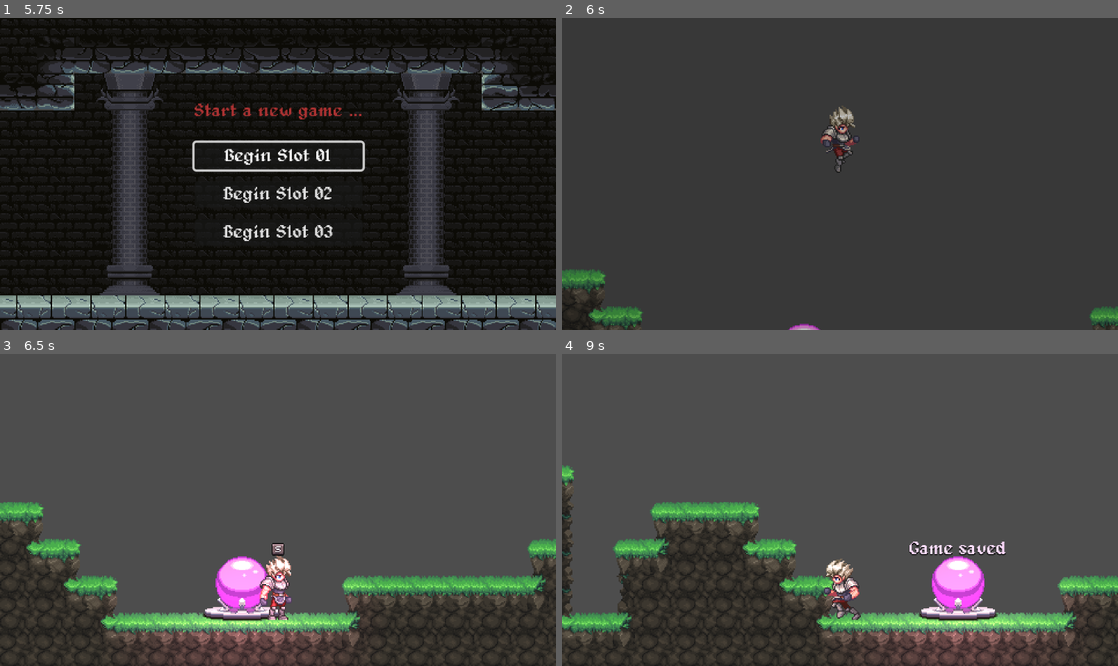
Above: before the commit, frames 1-4 (two rows, left to right).
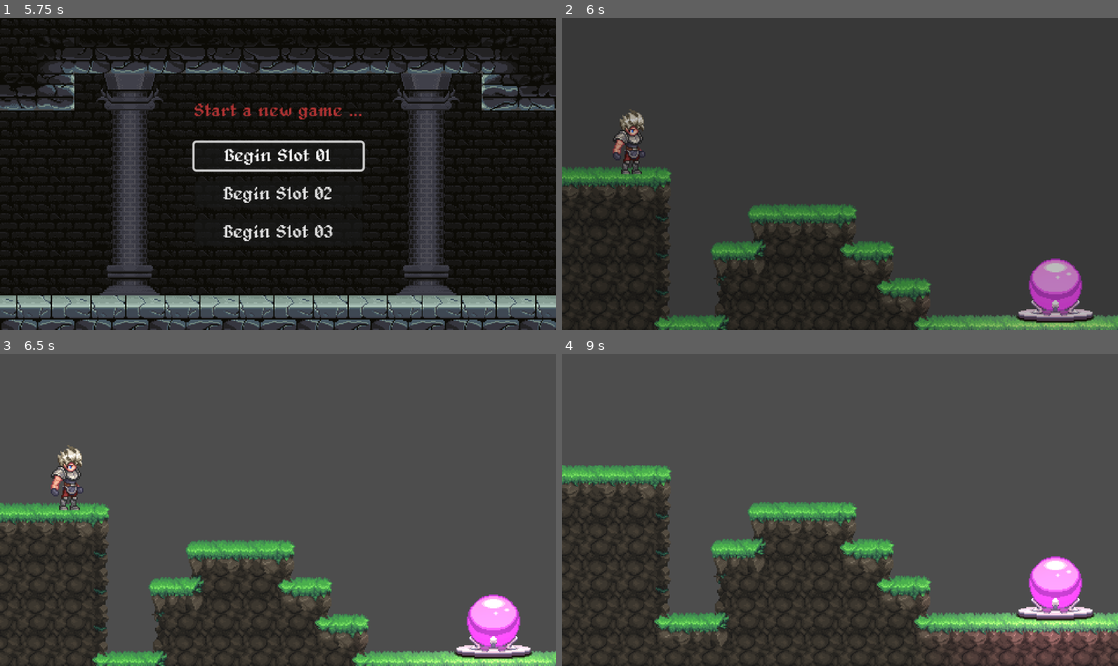
Above: after the commit, the same moments.

Repository: Stack0verF1ow/metroidvania-forge
Game: Godot game, scene res://sences/screen/emo_game.tscn
Same seed, same stepped clock (60 frames per second), same inputs: the game is played once before the commit and once after it.
Inputs (mouse positions are in pixels of both pictures, inside the frame that each line leads up to):
- Up to frame 1 (5.75 s): click "Load Game" at 0.5 s; move the mouse to (400, 158) at 1.27 s; hold E (Action) 1.28-2.03 s; hold D (Right) 1.28-2.78 s; click (400, 158) at 1.42 s; tap W (Up) at 1.52, 2.27, 3.77, 4.52 s; move the mouse to (166, 189) at 2.02 s; tap E (Action) at 2.1, 3.6 s; move the mouse to (333, 105) at 2.77 s; hold A (Left) 2.78-3.53 s; hold E (Action) 2.78-3.53 s; move the mouse to (250, 236) at 3.52 s; hold D (Right) 3.53-5 s; click (250, 236) at 3.67 s; move the mouse to (444, 220) at 4.27 s; hold E (Action) 4.28-5 s; tap Escape (ui_cancel) at 4.9 s; click "New Game" at 5 s
- Up to frame 2 (6 s): click "Begin Slot 01" at 5.75 s
- Up to frame 3 (6.5 s): no input
- Up to frame 4 (9 s): move the mouse to (673, 463) at 6.52 s; hold A (Left) 6.53-7.28 s; tap E (Action) at 6.6, 8.1 s; tap Space (Jump) at 6.77, 8.27 s; move the mouse to (867, 510) at 7.27 s; hold D (Right) 7.28-8.03 s; hold E (Action) 7.28-8.03 s; click (867, 510) at 7.42 s; move the mouse to (756, 432) at 8.02 s; hold A (Left) from 8.03 s (still down); move the mouse to (962, 494) at 8.77 s; hold E (Action) from 8.78 s (still down)

Frame 1 is identical in both runs. In frame 2, 19% of the frame differs, in the area x 0-100%, y 28-100%; in frame 3, 26%; in frame 4, 29%, in the area x 0-100%, y 35-100%.

Commit message:
完善存读档功能，场景加载调用逻辑

Diff:
--- a/00_global/game_manager.gd
+++ b/00_global/game_manager.gd
@@ -1,18 +1,20 @@
 extends Node
 
-signal runtime_loaded( new_level_num: GameScreen.Level_Number )
+signal runtime_loaded(new_level_num: GameScreen.Level_Number)
 
-const SLOTS : Array[ String ] = [
+const SLOTS: Array[String] = [
 	"save_01.sav", "save_02.sav", "save_03.sav",
 ]
+
 var current_run: RunTime = RunTime.create_new()
+
 
 ## 确保自动加载的游戏管理器始终持有可用运行态。
 func _ready() -> void:
 	_ensure_current_run()
 
 
-## 采集当前运行中的玩家状态，并委托数据管理器写入磁盘。
+## 采集当前运行中的玩家状态，并委托数据管理器写入当前槽位。
 func save_game() -> void:
 	_ensure_current_run()
 	_capture_player_state()
@@ -20,20 +22,24 @@
 	if not DataManager.save_runtime(current_run, get_file_name(current_run.current_slot)):
 		push_error("Failed to save runtime data.")
 
-func create_new_game_save( slot : int ) -> void:
+
+## 在指定槽位创建一份新存档，并把它设为当前运行态。
+func create_new_game_save(slot: int) -> void:
 	var new_run := RunTime.create_new()
-	if not DataManager.save_runtime( new_run , get_file_name(slot)):
+	new_run.current_slot = slot
+	if not DataManager.save_runtime(new_run, get_file_name(slot)):
 		push_error("Failed to create new save.")
 
 	current_run = new_run
-	runtime_loaded.emit( current_run.level_num )
+	runtime_loaded.emit(current_run.level_num)
 	restore_loaded_player()
 
 
-## 从磁盘恢复运行态，并通知 GameScreen 按新数据刷新。
-func load_game( slot : int ) -> void:
-	current_run = DataManager.load_runtime( get_file_name(slot) )
-	runtime_loaded.emit( current_run.level_num )
+## 从指定槽位恢复运行态，并通知 GameScreen 按新数据刷新。
+func load_game(slot: int) -> void:
+	current_run = DataManager.load_runtime(get_file_name(slot))
+	current_run.current_slot = slot
+	runtime_loaded.emit(current_run.level_num)
 	restore_loaded_player()
 
 
@@ -43,11 +49,11 @@
 	current_run.remember_level(new_level)
 
 
-## 把读档数据应用回玩家。
+## 把读档后的运行态重新应用到玩家节点。
 func restore_loaded_player() -> void:
 	await get_tree().process_frame
 
-	var player = get_tree().get_first_node_in_group("Player") as Player
+	var player = get_tree().get_first_node_in_group("Player")
 	if player == null:
 		return
 
@@ -56,7 +62,7 @@
 
 ## 把当前玩家节点的关键属性收敛到运行态里，避免存档层直接依赖场景细节。
 func _capture_player_state() -> void:
-	var player = get_tree().get_first_node_in_group("Player") as Player
+	var player = get_tree().get_first_node_in_group("Player")
 	if player == null:
 		return
 
@@ -68,9 +74,12 @@
 	if current_run == null:
 		current_run = DataManager.create_new_runtime()
 
-# 查找存档槽位
-func get_file_name( slot : int ) -> String:
+
+## 根据槽位编号生成对应的存档文件路径。
+func get_file_name(slot: int) -> String:
 	return "user://" + SLOTS[slot]
 
-func save_file_exists( slot : int ) -> bool:
-	return FileAccess.file_exists( get_file_name(slot) )
+
+## 检查指定槽位是否已经存在存档文件。
+func save_file_exists(slot: int) -> bool:
+	return FileAccess.file_exists(get_file_name(slot))
--- a/00_global/run_time.gd
+++ b/00_global/run_time.gd
@@ -85,7 +85,7 @@
 
 
 ## 从玩家节点抓取需要持久化的运行数据。
-func capture_player(player: Player) -> void:
+func capture_player(player: Node) -> void:
 	player_position = player.global_position
 	hp = player.hp
 	max_hp = player.max_hp
@@ -96,7 +96,7 @@
 
 
 ## 将读档后的运行数据重新应用到玩家节点。
-func apply_to_player(player: Player) -> void:
+func apply_to_player(player: Node) -> void:
 	player.global_position = player_position
 	player.hp = hp
 	player.max_hp = max_hp
--- a/levels/level_factory.gd
+++ b/levels/level_factory.gd
@@ -1,14 +1,21 @@
 class_name LevelFactory
 
-var levels : Dictionary
+var level_paths: Dictionary
 
+
+## 初始化关卡编号到场景路径的映射。
 func _init() -> void:
-	levels = {
-		GameScreen.Level_Number.Level_A : preload("res://levels/00_forest/level_a.tscn"),
-		GameScreen.Level_Number.Level_B : preload("res://levels/00_forest/level_b.tscn"),
-		GameScreen.Level_Number.Level_C : preload("res://levels/00_forest/level_c.tscn"),
+	level_paths = {
+		GameScreen.Level_Number.Level_A: "res://levels/00_forest/level_a.tscn",
+		GameScreen.Level_Number.Level_B: "res://levels/00_forest/level_b.tscn",
+		GameScreen.Level_Number.Level_C: "res://levels/00_forest/level_c.tscn",
 	}
 
-func get_frush_level( level: GameScreen.Level_Number ) -> Level:
-	assert(levels.has(level), "level don't exist")
-	return levels.get(level).instantiate()
+
+## 根据关卡编号在运行时加载并实例化一个全新的关卡场景。
+func get_frush_level(level: GameScreen.Level_Number) -> Level:
+	assert(level_paths.has(level), "level don't exist")
+
+	var level_scene := load(level_paths.get(level)) as PackedScene
+	assert(level_scene != null, "level scene failed to load")
+	return level_scene.instantiate() as Level
--- a/sences/game_screen/game_screen.gd
+++ b/sences/game_screen/game_screen.gd
@@ -13,18 +13,21 @@
 var level_factory := LevelFactory.new()
 
 
-## 初始化首个关卡，并监听读档完成后的场景刷新请求。
+## 初始化游戏界面，并根据 ScreenData 决定是直接进当前运行态还是先新建/读档。
 func _ready() -> void:
 	var game_manager = _get_game_manager()
 	if game_manager != null:
 		game_manager.runtime_loaded.connect(_on_runtime_loaded)
+		if _enter_from_screen_data(game_manager):
+			return
+
 		switch_level(game_manager.current_run.level_num, LevelTransition.SIDE.INIT)
 		return
 
 	switch_level(Level_Number.Level_A, LevelTransition.SIDE.INIT)
 
 
-## 提供调试热键，便于直接触发存档和读档流程。
+## 提供调试热键，便于直接触发当前槽位的存档和读档流程。
 func _unhandled_key_input(event: InputEvent) -> void:
 	if event is InputEventKey and event.pressed:
 		var game_manager = _get_game_manager()
@@ -34,7 +37,7 @@
 		if event.keycode == KEY_F5:
 			game_manager.save_game()
 		elif event.keycode == KEY_F7:
-			game_manager.load_game()
+			game_manager.load_game(game_manager.current_run.current_slot)
 
 
 ## 执行完整切关流程，并把新关卡同步到运行态中。
@@ -59,10 +62,29 @@
 	screen_effect.fade_out(transition_side)
 
 
-## 在读档完成后切到存档记录的关卡，并恢复玩家运行态。
+## 新游戏或读档流程完成后，按运行态记录切到正确关卡。
 func _on_runtime_loaded(new_level_num: Level_Number) -> void:
+	switch_level(new_level_num)
 
-	switch_level(new_level_num)
+
+## 读取上一个界面传来的 ScreenData，并把“新游戏/读档”请求转交给 GameManager。
+func _enter_from_screen_data(game_manager: Node) -> bool:
+	if screen_data == null:
+		return false
+
+	match screen_data.enter_mode:
+		ScreenData.EnterMode.NEW_GAME:
+			if screen_data.slot < 0:
+				return false
+			game_manager.create_new_game_save(screen_data.slot)
+			return true
+		ScreenData.EnterMode.LOAD_GAME:
+			if screen_data.slot < 0:
+				return false
+			game_manager.load_game(screen_data.slot)
+			return true
+		_:
+			return false
 
 
 ## 统一从场景树中获取自动加载的游戏管理器，兼容脚本测试环境。
--- a/sences/screen/screen_data.gd
+++ b/sences/screen/screen_data.gd
@@ -1,15 +1,35 @@
 class_name ScreenData
 
-var run : RunTime = RunTime.create_new()
-var slot : int
+## 标记切到下一个界面时，要执行哪一种进入流程。
+enum EnterMode {
+	NONE,
+	NEW_GAME,
+	LOAD_GAME,
+}
 
+var run: RunTime = RunTime.create_new()
+var slot: int = -1
+var enter_mode: EnterMode = EnterMode.NONE
+
+
+## 构建一份新的界面传参对象。
 static func build() -> ScreenData:
 	return ScreenData.new()
 
-func set_run( context_run : RunTime ) -> ScreenData:
+
+## 传递运行态对象。
+func set_run(context_run: RunTime) -> ScreenData:
 	run = context_run
 	return self
 
-func set_slot( context_slot : int ) -> ScreenData:
+
+## 记录被选中的存档槽位。
+func set_slot(context_slot: int) -> ScreenData:
 	slot = context_slot
 	return self
+
+
+## 标记进入游戏界面后应该执行的新游戏或读档流程。
+func set_enter_mode(context_enter_mode: EnterMode) -> ScreenData:
+	enter_mode = context_enter_mode
+	return self
--- a/sences/screen/screen_factory.gd
+++ b/sences/screen/screen_factory.gd
@@ -1,13 +1,20 @@
 class_name ScreenFactory
 
-var screens : Dictionary
+var screen_paths: Dictionary
 
+
+## 初始化游戏内可切换的界面路径映射。
 func _init() -> void:
-	screens = {
-		EmoGame.ScreenType.GAME_SCREEN : preload("res://sences/game_screen/game_screen.tscn"),
-		EmoGame.ScreenType.TITLE_SCREEN : preload("res://sences/title_screen/title_screen.tscn")
+	screen_paths = {
+		EmoGame.ScreenType.GAME_SCREEN: "res://sences/game_screen/game_screen.tscn",
+		EmoGame.ScreenType.TITLE_SCREEN: "res://sences/title_screen/title_screen.tscn",
 	}
 
+
+## 根据界面类型在运行时加载并实例化一个新的界面节点。
 func get_fresh_screen(screen: EmoGame.ScreenType) -> Screen:
-	assert(screens.has(screen), "screen don't exist")
-	return screens.get(screen).instantiate()
+	assert(screen_paths.has(screen), "screen don't exist")
+
+	var screen_scene := load(screen_paths.get(screen)) as PackedScene
+	assert(screen_scene != null, "screen scene failed to load")
+	return screen_scene.instantiate() as Screen
--- a/sences/title_screen/title_screen.gd
+++ b/sences/title_screen/title_screen.gd
@@ -18,27 +18,33 @@
 
 @onready var animation_player: AnimationPlayer = $Control/MainMenu/Logo/AnimationPlayer
 
+
+## 绑定标题界面上的菜单按钮和动画回调。
 func _ready() -> void:
-	new_game_button.pressed.connect( show_new_game_menu )
-	load_game_button.pressed.connect( show_load_game_menu )
+	new_game_button.pressed.connect(show_new_game_menu)
+	load_game_button.pressed.connect(show_load_game_menu)
 
-	start_slot_1.pressed.connect( _on_new_game_pressed.bind(0) )
-	start_slot_2.pressed.connect( _on_new_game_pressed.bind(1) )
-	start_slot_3.pressed.connect( _on_new_game_pressed.bind(2) )
+	start_slot_1.pressed.connect(_on_new_game_pressed.bind(0))
+	start_slot_2.pressed.connect(_on_new_game_pressed.bind(1))
+	start_slot_3.pressed.connect(_on_new_game_pressed.bind(2))
 
-	load_slot_1.pressed.connect( _on_load_game_pressed.bind(0) )
-	load_slot_2.pressed.connect( _on_load_game_pressed.bind(1) )
-	load_slot_3.pressed.connect( _on_load_game_pressed.bind(2) )
+	load_slot_1.pressed.connect(_on_load_game_pressed.bind(0))
+	load_slot_2.pressed.connect(_on_load_game_pressed.bind(1))
+	load_slot_3.pressed.connect(_on_load_game_pressed.bind(2))
 
 	show_main_menu()
-	animation_player.animation_finished.connect( _on_animation_finshed )
+	animation_player.animation_finished.connect(_on_animation_finshed)
 
-func show_main_menu() -> void :
+
+## 切回标题主菜单。
+func show_main_menu() -> void:
 	main_menu.visible = true
 	new_game_menu.visible = false
 	load_game_menu.visible = false
 	new_game_button.grab_focus()
 
+
+## 展示新游戏菜单，并根据存档存在与否更新按钮文案。
 func show_new_game_menu() -> void:
 	main_menu.visible = false
 	new_game_menu.visible = true
@@ -46,13 +52,16 @@
 
 	start_slot_1.grab_focus()
 
-	if GameManager.save_file_exists( 0 ):
-		start_slot_1.text = "Replace Slot 01"
-	if GameManager.save_file_exists( 1 ):
-		start_slot_2.text = "Replace Slot 02"
-	if GameManager.save_file_exists( 2 ):
-		start_slot_3.text = "Replace Slot 03"
+	var game_manager = _get_game_manager()
+	if game_manager == null:
+		return
 
+	start_slot_1.text = "Replace Slot 01" if game_manager.save_file_exists(0) else "Begin Slot 01"
+	start_slot_2.text = "Replace Slot 02" if game_manager.save_file_exists(1) else "Begin Slot 02"
+	start_slot_3.text = "Replace Slot 03" if game_manager.save_file_exists(2) else "Begin Slot 03"
+
+
+## 展示读档菜单，并禁用不存在存档的槽位按钮。
 func show_load_game_menu() -> void:
 	main_menu.visible = false
 	new_game_menu.visible = false
@@ -60,26 +69,46 @@
 
 	load_slot_1.grab_focus()
 
-	load_slot_1.disabled = not GameManager.save_file_exists( 0 )
-	load_slot_2.disabled = not GameManager.save_file_exists( 1 )
-	load_slot_3.disabled = not GameManager.save_file_exists( 2 )
+	var game_manager = _get_game_manager()
+	if game_manager == null:
+		load_slot_1.disabled = true
+		load_slot_2.disabled = true
+		load_slot_3.disabled = true
+		return
+
+	load_slot_1.disabled = not game_manager.save_file_exists(0)
+	load_slot_2.disabled = not game_manager.save_file_exists(1)
+	load_slot_3.disabled = not game_manager.save_file_exists(2)
 
 
-func _unhandled_input( event : InputEvent )-> void:
-	if event.is_action_pressed( "ui_cancel" ):
-		if main_menu.visible == false:
-			# Audio
-			show_main_menu()
+## 在子菜单下按取消键时返回主菜单。
+func _unhandled_input(event: InputEvent) -> void:
+	if event.is_action_pressed("ui_cancel") and not main_menu.visible:
+		show_main_menu()
 
-func _on_new_game_pressed( slot : int ) -> void:
 
-	screen_data = ScreenData.build().set_slot(slot)
+## 选择新游戏槽位后，把槽位和进入模式通过 ScreenData 传给 GameScreen。
+func _on_new_game_pressed(slot: int) -> void:
+	screen_data = ScreenData.build() \
+		.set_slot(slot) \
+		.set_enter_mode(ScreenData.EnterMode.NEW_GAME)
 	transiton_screen(EmoGame.ScreenType.GAME_SCREEN, screen_data)
 
 
-func _on_load_game_pressed( slot : int ) -> void:
-	pass
+## 选择读档槽位后，把槽位和进入模式通过 ScreenData 传给 GameScreen。
+func _on_load_game_pressed(slot: int) -> void:
+	screen_data = ScreenData.build() \
+		.set_slot(slot) \
+		.set_enter_mode(ScreenData.EnterMode.LOAD_GAME)
+	transiton_screen(EmoGame.ScreenType.GAME_SCREEN, screen_data)
 
-func _on_animation_finshed( anim_name: String ) -> void:
+
+## 标题动画播完开场段后切到循环动画。
+func _on_animation_finshed(anim_name: String) -> void:
 	if anim_name == "start":
 		animation_player.play("loop")
+
+
+## 统一从场景树中获取自动加载的游戏管理器，兼容脚本测试环境。
+func _get_game_manager() -> Node:
+	return get_tree().root.get_node_or_null("GameManager")
Not shown, changed: CURRENT_TASK.md
